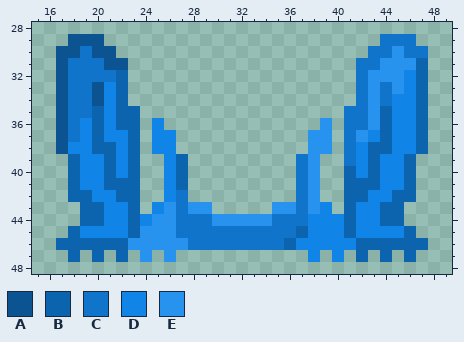
Two versions of one pixel-art sprite, the-pond/Trait/Overlay/stawberryDartFrog.png. This is how it looked before the edit.
The file is 64x64 pixels. Colours within 5 levels of each other are drawn and written as one. Shown: x 15..49, y 28..48.
Palette (. is transparent): A #0b5491  B #0d64ae  C #0f74ca  D #1184e8  E #2893ef
Pixels before, first column x 17:
29 .AAA.......................CCC.
30 AACAA.....................CCECC
31 ACCCAA...................CCEEEB
32 ACCCCB...................CEEEDB
33 ACCADB...................CECEDB
34 ACCADB...................CECDDB
35 ACCBDBB.................CCEBDDB
36 ACDBDBB.D.............E.CCEBDDB
37 ACDBDDB.DD...........EE.CEDBDDB
38 ADDBBDB.DD...........EE.CDBBDDB
39 .BDDBDB..DB.........CE..CDBDDB.
40 .BDDBDB..DB.........CE..BDBDDB.
41 .BDDBBB..DB.........CE..BBBDDB.
42 .BBDDBB..DC.........CE..BBDDBB.
43 ..BBDDB.DECEE.....EECED.BDDBB..
44 ..BBDDBDEECCCEEEEECCCDDDBDDBB..
45 .BDDDDBEEECCCCCCCCCCBDDDBDDDDB.
46 BBBBBBEEEEECCCCCCCCBDDDDDBBBBBB
47 .B.B.B.E.E...........D.D.B.B.B.
Once edited:
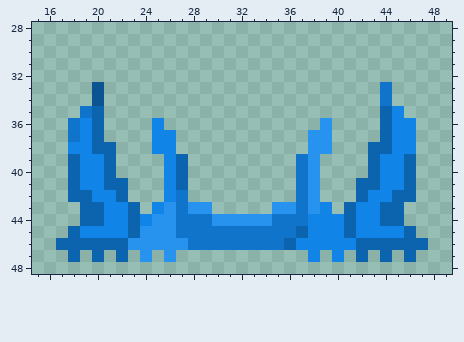
From old to new:
The edit erases colour A in row 29 at x 18 to 20; in row 30 at x 17 to 18 and 20 to 21; in row 31 at x 17 and 21 to 22; in rows 32 to 38 at x 17.
The edit erases colour B in row 31 at x 47; in rows 32 to 34 at x 22 and 47; in rows 35 to 36 at x 22 to 23 and 47; in rows 37 to 38 at x 23 and 47; in row 39 at x 23; in rows 40 to 42 at x 23 and 41.
The edit erases colour C in row 29 at x 44 to 46; in row 30 at x 19, 43 to 44 and 46 to 47; in row 31 at x 18 to 20 and 42 to 43; in row 32 at x 18 to 21 and 42; in rows 33 to 34 at x 18 to 19 and 42; in row 35 at x 18 and 41 to 42.
The edit erases colour C in row 36 at x 41 to 42; in rows 37 to 39 at x 41.
The edit erases colour D in row 32 at x 46; in row 33 at x 21 and 46; in row 34 at x 21 and 45 to 46; in row 35 at x 21 and 46; in row 36 at x 21; in row 37 at x 21 to 22 and 43.
The edit erases colour D in rows 38 to 40 at x 22 and 42.
The edit erases colour E in row 30 at x 45; in row 31 at x 44 to 46; in row 32 at x 43 to 45; in row 33 at x 43 and 45; in rows 34 to 36 at x 43; in row 37 at x 42.
Where, in picture pixels (left, top, right, bottom), the same in both pictures:
erased: (56, 34, 140, 202)
erased: (344, 34, 428, 202)
